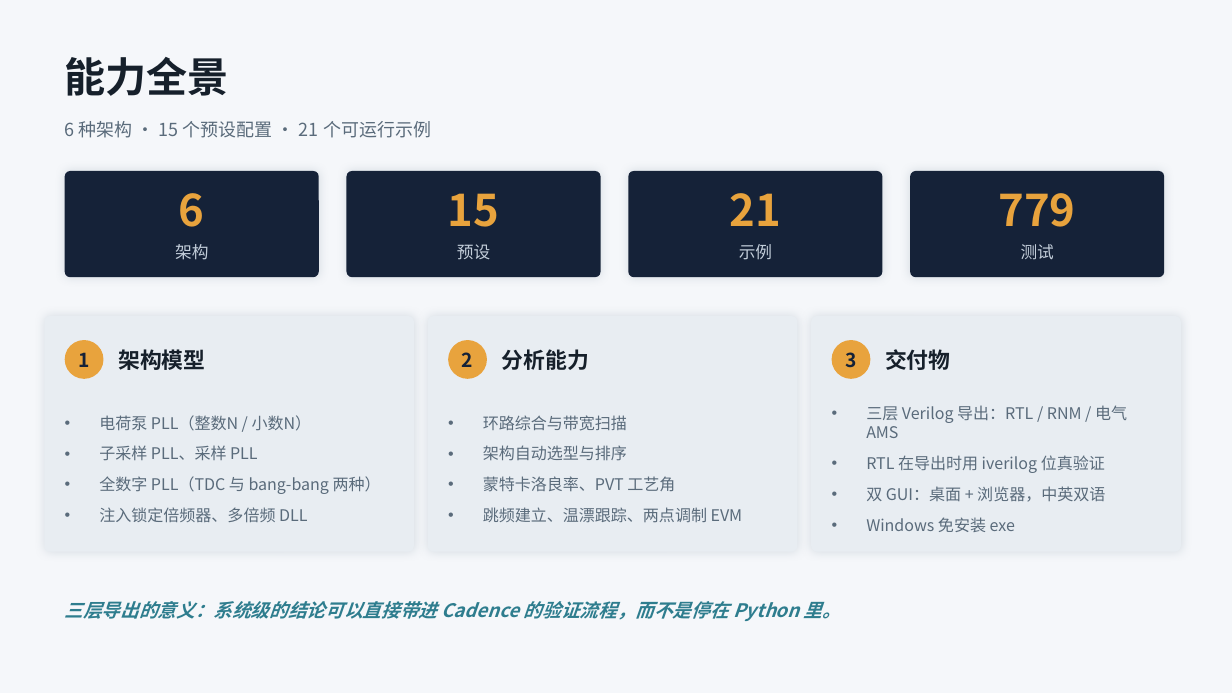
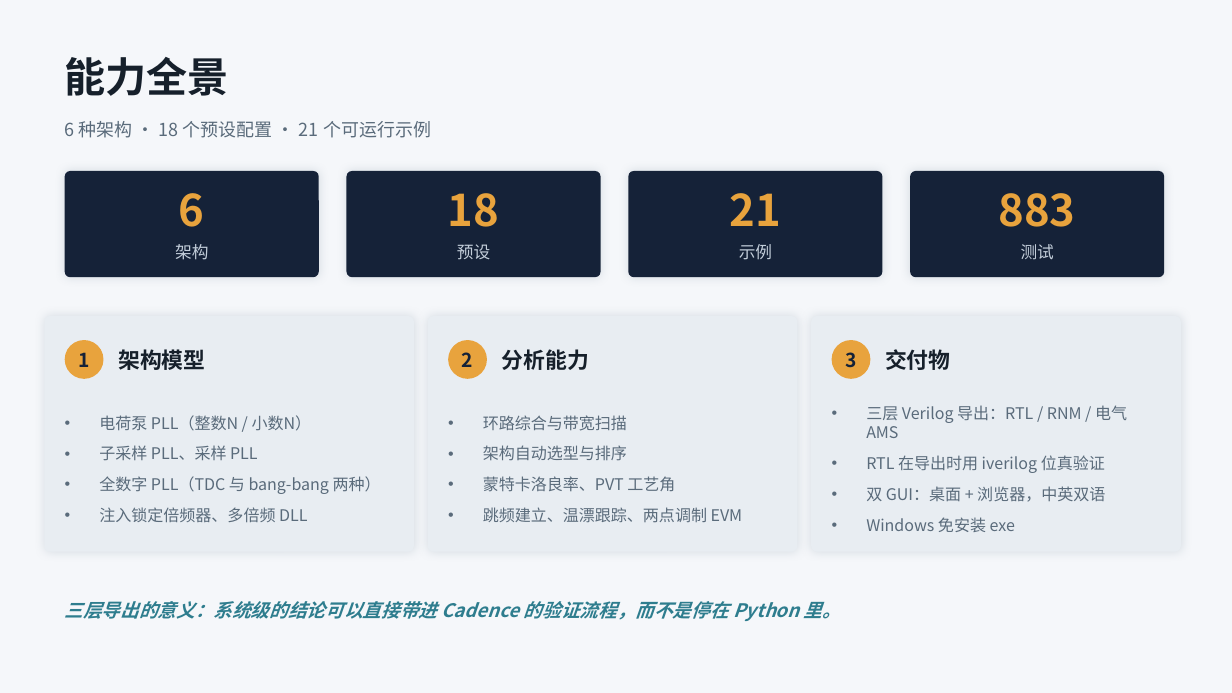
Before and after one commit to alexyudragonsword-collab/pll_simulator, a slide deck: slide 3 of docs/reports/pllsim-项目总结-v0.9.3.pptx. Drawn at 1232x693 pixels with LibreOffice and Linux fonts; fonts in the diff are those of the drawing. Boxes give left, top, right and bottom in pixels: in the first picture for what was removed or moved away, otherwise in the second. Text is boxed around its words. In the diff, an @@ line names an element or a change of style, - is before the commit and + after.

```diff
--- a/docs/reports/pllsim-项目总结-v0.9.3.pptx
+++ b/docs/reports/pllsim-项目总结-v0.9.3.pptx
@@ text at (65,121,431,138): text changed @@
-6 种架构 · 15 个预设配置 · 21 个可运行示例
+6 种架构 · 18 个预设配置 · 21 个可运行示例
@@ text at (448,193,499,227): text changed @@
-15
+18
@@ text at (999,193,1076,227): text changed @@
-779
+883
```
Also in this commit, not shown: 3 other slides changed, 30 other files.
